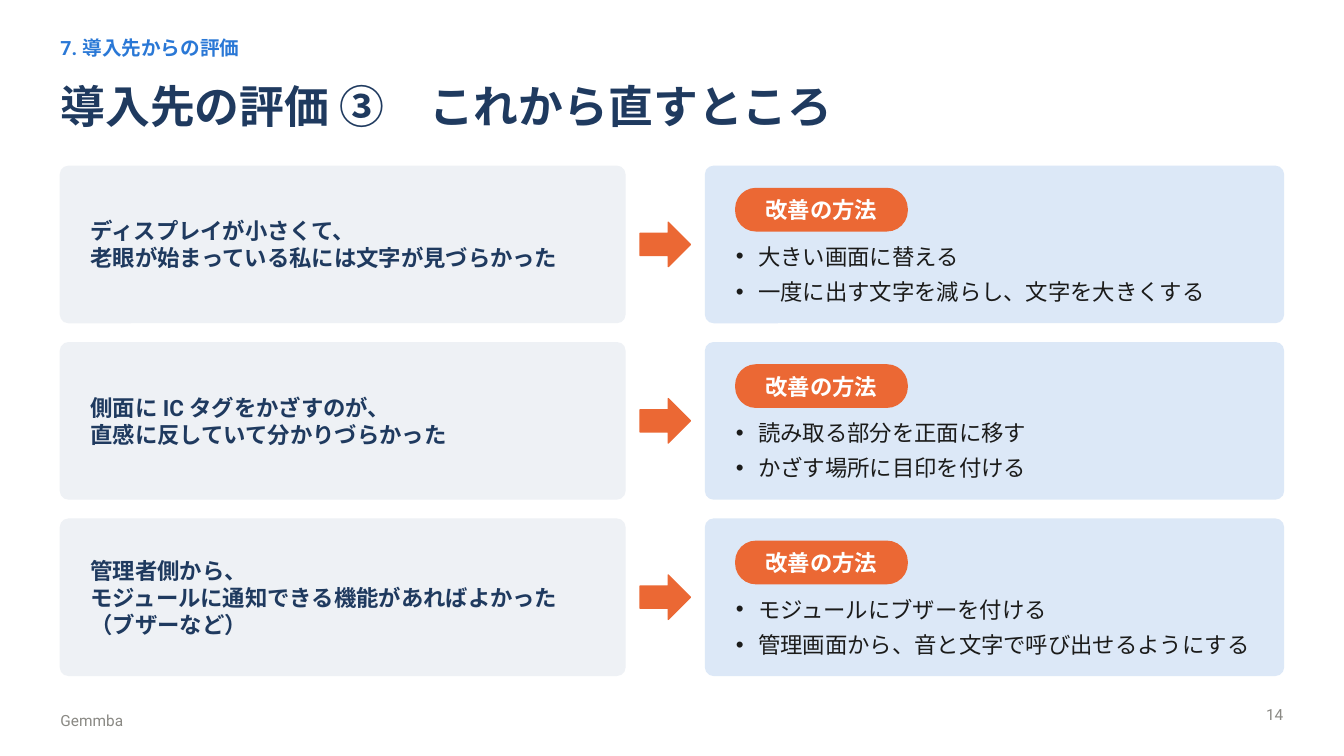
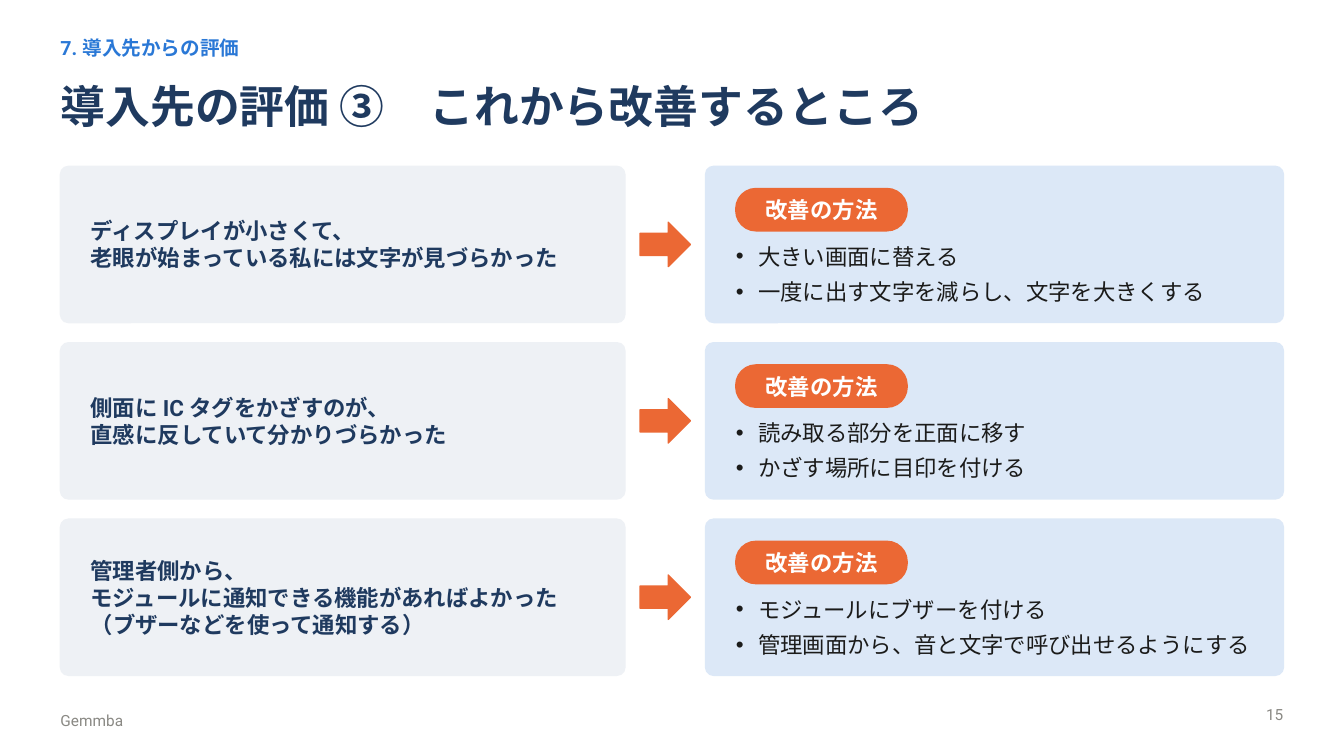
Before and after one commit to maguro256/procon2026, a slide deck: slide 15 of slides/gemmba_presentation.pptx (slide 14 before the commit). Drawn at 1344x756 pixels with LibreOffice and Linux fonts; fonts in the diff are those of the drawing. Boxes give left, top, right and bottom in pixels: in the first picture for what was removed or moved away, otherwise in the second. Text is boxed around its words. In the diff, an @@ line names an element or a change of style, - is before the commit and + after.

```diff
--- a/slides/gemmba_presentation.pptx
+++ b/slides/gemmba_presentation.pptx
@@ title at bbox=[60, 85, 922, 127]: text changed @@
-導入先の評価 ③ これから直すところ
+導入先の評価 ③ これから改善するところ
@@ text at bbox=[91, 614, 425, 635]: text changed @@
-（ブザーなど）
+（ブザーなどを使って通知する）
@@ page number at bbox=[1266, 709, 1283, 720]: text changed @@
-14
+15
```
Also in this commit, not shown: 4 other slides changed, 1 slide added, 1 other file.
